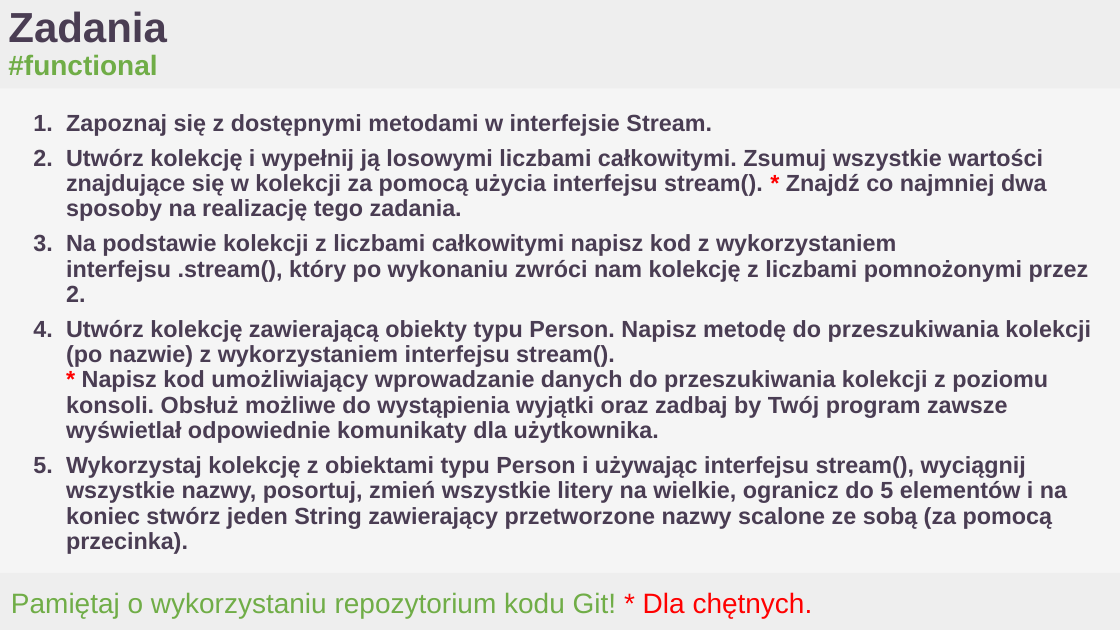
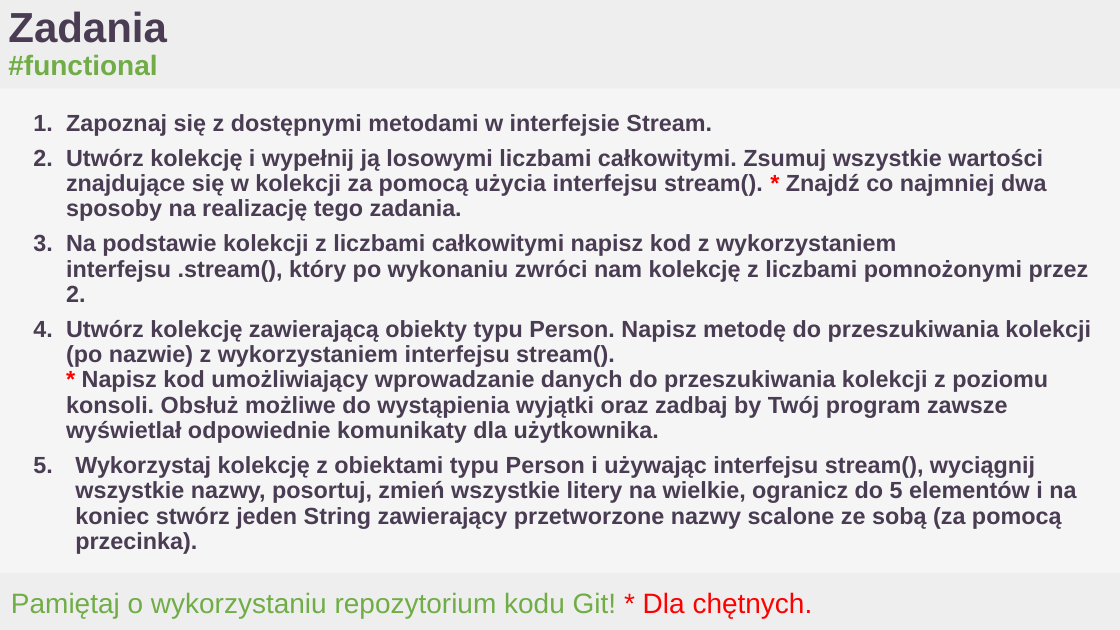
Before and after one commit to dd2000/SDA24JAVA, a slide deck: slide 224 of PPTX_weeks_1-4/_Slajdy_001-227 JAVA24Gda_Wprowadz_do_jez_Java.pptx. Drawn at 1120x630 pixels with LibreOffice and Linux fonts; fonts in the diff are those of the drawing; background and template pictures are left out. Boxes give left, top, right and bottom in pixels: in the first picture for what was removed or moved away, otherwise in the second. Text is boxed around its words. In the diff, an @@ line names an element or a change of style, - is before the commit and + after.

```diff
--- a/PPTX_weeks_1-4/_Slajdy_001-227 JAVA24Gda_Wprowadz_do_jez_Java.pptx
+++ b/PPTX_weeks_1-4/_Slajdy_001-227 JAVA24Gda_Wprowadz_do_jez_Java.pptx
@@ title at (75, 456, 1076, 554): indent changed @@
```
Also in this commit, not shown: 4 other slides changed, 6 other files.
